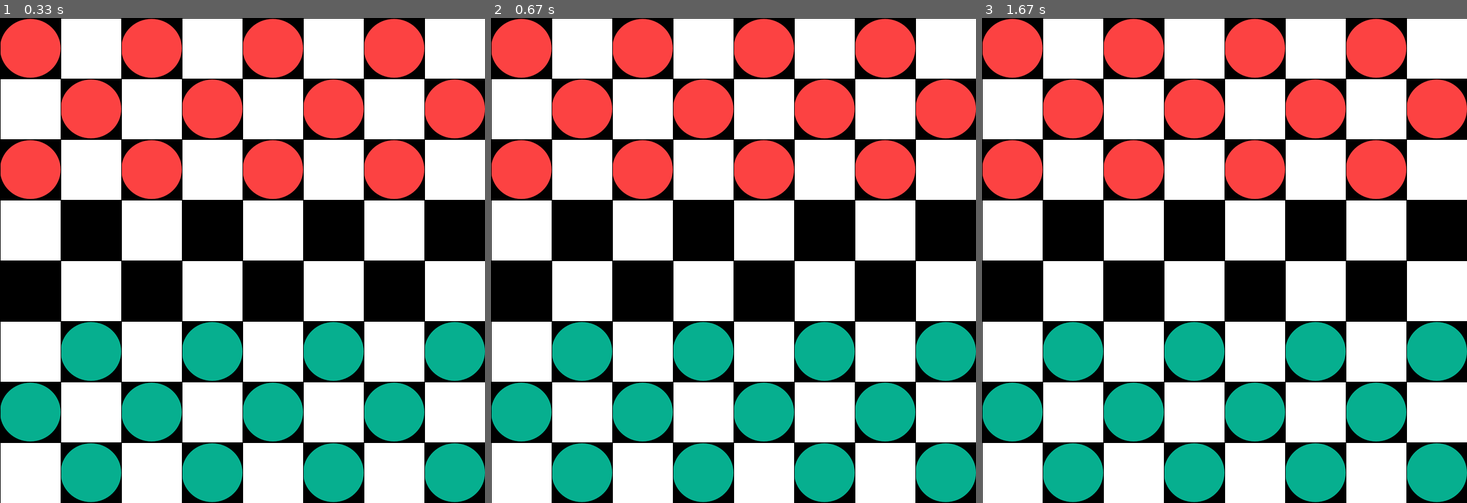
Above: before the commit, frames 1-3 (left to right).
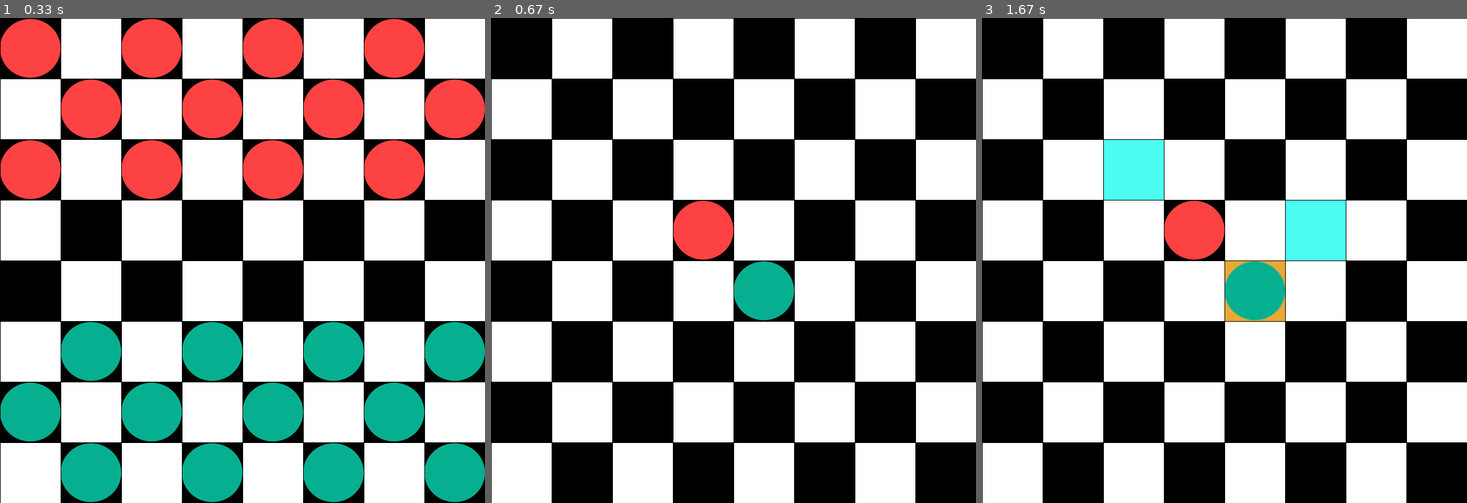
Above: after the commit, the same moments.

Repository: blackcorona43/CMPS_3500
Game: pygame game, started from checkers.py
The game is run twice, just before and just after one commit, with the same random seed, the same clock (stepped at 60 frames per second) and the same inputs.
Inputs (mouse positions are in pixels of both pictures, inside the frame that each line leads up to):
- Up to frame 1 (0.33 s): no input
- Up to frame 2 (0.67 s): tap 1 at 0.33 s
- Up to frame 3 (1.67 s): click (1224, 294) at 0.72 s; tap 1 at 1 s; click (1282, 304) at 1.38 s

Frame 1 is identical in both runs. In frame 2, 31% of the frame differs, in the area x 0-100%, y 0-100%; in frame 3, 34%.

Commit message:
Add files via upload

Diff:
--- a/checkers.py
+++ b/checkers.py
@@ -76,6 +76,25 @@
             grid[i].append(node)
     return grid
 
+# defines the grid stat when restarting the game to a desired state
+def make_grid_1(rows, width):
+    grid = []
+    gap = width// rows
+    count = 0
+    for i in range(rows):
+        grid.append([])
+        for j in range(rows):
+            node = Node(j,i, gap)
+            if abs(i-j) % 2 == 0:
+                node.colour=BLACK
+            if (i==3) and (j==3):
+                node.piece = Piece('R')
+            elif(i==4) and (j==4):
+                node.piece=Piece('G')
+            count+=1
+            grid[i].append(node)
+    return grid
+
 
 def draw_grid(win, rows, width):
     gap = width // ROWS
@@ -116,10 +135,10 @@
 
 def is_player_out(grid, player):
     count_red, count_green = count_pieces(grid)
-    if player == 'R':
-        return count_red == 0
-    elif player == 'G':
-        return count_green == 0
+    if player == 'R' and count_green == 0:
+        return 'G'
+    elif player == 'G' and count_red == 0:
+        return 'R'
     else:
         return False
 
@@ -203,6 +222,13 @@
     highlightedPiece = None
     currMove = 'G'
 
+# defines reseting the game to a desired state
+def reset_game_1():
+    global grid, highlightedPiece, currMove
+    grid = make_grid_1(ROWS, WIDTH)
+    highlightedPiece = None
+    currMove = 'G'
+
 def main(WIDTH, ROWS):
     global grid, highlightedPiece, currMove
     grid = make_grid(ROWS, WIDTH)
@@ -210,6 +236,10 @@
     currMove = 'G'
 
     while True:
+        if is_player_out(grid, currMove):
+            print(f"Player {currMove} has won! Game over.")
+            reset_game()
+
         for event in pygame.event.get():
             if event.type== pygame.QUIT:
                 print('EXIT SUCCESSFUL')
@@ -224,6 +254,11 @@
             if event.type == pygame.KEYDOWN:
                 if event.key == pygame.K_r:
                     reset_game()
+
+            #press 1 to set the gamestate to game state 1
+            if event.type == pygame.KEYDOWN:
+                if event.key == pygame.K_1:
+                    reset_game_1()
 
             if event.type == pygame.MOUSEBUTTONDOWN:
                 clickedNode = getNode(grid, ROWS, WIDTH)
@@ -234,9 +269,6 @@
                     if currMove == grid[pieceColumn][pieceRow].piece.team:
                         resetColours(grid, highlightedPiece)
                         currMove=move(grid, highlightedPiece, clickedNode)
-                        if is_player_out(grid, currMove):
-                            print(f"Player {currMove} has no more pieces. Game over.")
-                            reset_game()
                 elif highlightedPiece == clickedNode:
                     pass
                 else:
